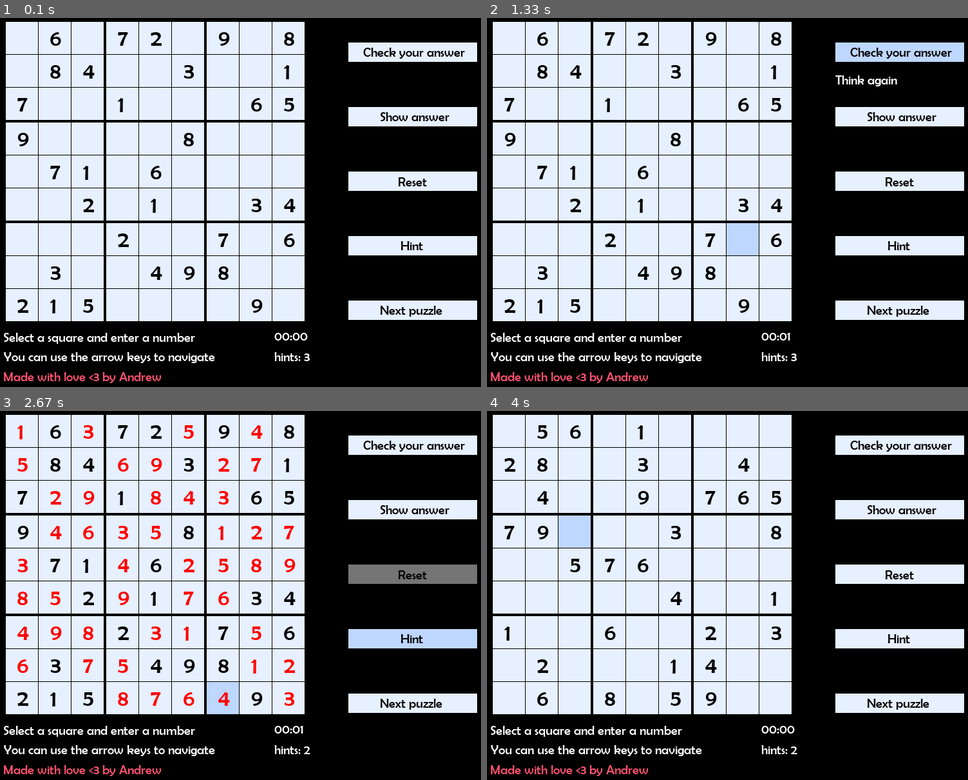
Above: before the commit, frames 1-4 (two rows, left to right).
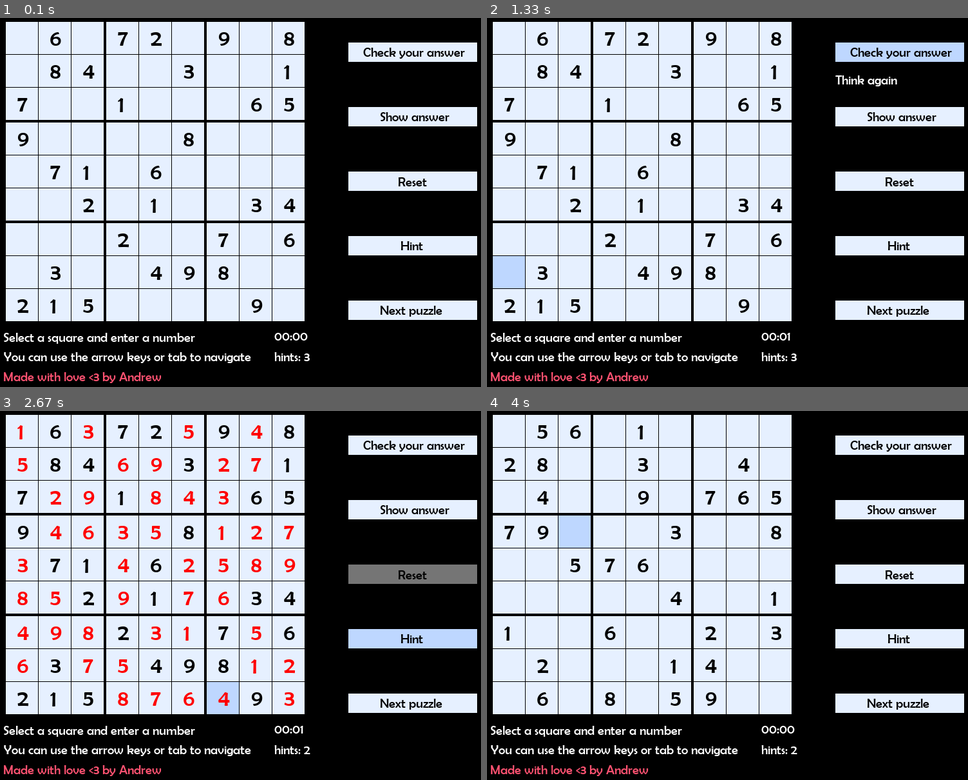
Above: after the commit, the same moments.

Repository: bafyle/Sudoku-game-using-Pygame
Game: pygame game, started from sudoku.py
Same seed, same stepped clock (60 frames per second), same inputs: the game is played once before the commit and once after it.
Inputs (mouse positions are in pixels of both pictures, inside the frame that each line leads up to):
- Up to frame 1 (0.1 s): no input
- Up to frame 2 (1.33 s): click (900, 51) at 0.38 s; click (741, 228) at 0.72 s; hold Tab from 1 s (still down)
- Up to frame 3 (2.67 s): release Tab at 1.47 s; click (413, 573) at 1.55 s; click (413, 510) at 1.88 s; click (226, 698) at 2.22 s; click (413, 639) at 2.55 s
- Up to frame 4 (4 s): click (655, 470) at 2.88 s; click (919, 698) at 3.22 s; click (900, 588) at 3.55 s; click (578, 547) at 3.88 s

The runs differ from the first frame. In frame 1, 0.2% of the frame differs, in the area x 31-53%, y 90-94%; in frame 2, 1.4%, in the area x 1-57%, y 55-94%; in frame 3, 0.2%; in frame 4, 0.2%.

Commit message:
player can navigate the board using tab and some minor changes

Diff:
--- a/sudoku.py
+++ b/sudoku.py
@@ -107,15 +107,12 @@
     def __init__(self, attributes: tuple, win: pygame.Surface):
         self.attributes = attributes
         self.win = win
-        self.NORMAL_COLOR = (230, 240, 255)
-        self.SELECTED_COLOR = (190, 215, 255)
-        self.DISABLED_COLOR = (117, 117, 117)
         self.Enable = True
         self.rect = pygame.Rect(attributes[0], attributes[1], attributes[2], attributes[3])
         if self.Enable:
-            self.color = self.NORMAL_COLOR
+            self.color = Rectangle.NORMAL_COLOR
         else:
-            self.color = self.DISABLED_COLOR
+            self.color = Rectangle.self.DISABLED_COLOR
 
     def drawRect(self):
         """
@@ -124,11 +121,15 @@
         attributes[0:2] with size attributes[2:]
         """
         if not self.Enable:
-            self.color = self.DISABLED_COLOR
+            self.color = Rectangle.DISABLED_COLOR
         pygame.draw.rect(self.win, self.color, self.rect)
 
     def drawText(self):
         pass
+
+    NORMAL_COLOR = (230, 240, 255)
+    SELECTED_COLOR = (190, 215, 255)
+    DISABLED_COLOR = (117, 117, 117)
 
 class Cell(Rectangle):
     """
@@ -141,16 +142,16 @@
         self.empty = number == 0
         self.number = number
 
-    def select(self) -> None:
+    def toggleSelection(self) -> None:
         """
         Select or deselect the cell, selecting a cell means change its color
         to SELECTED_COLOR and deselecting a cell means return its color to NORMAL_COLOR
         """
         self.selected = not self.selected
         if not self.selected:
-            self.color = self.NORMAL_COLOR
+            self.color = super().NORMAL_COLOR
         else:
-            self.color = self.SELECTED_COLOR
+            self.color = super().SELECTED_COLOR
 
     def drawText(self, game_font: pygame.freetype.Font) -> None:
         """
@@ -171,7 +172,6 @@
     def __init__(self, text: str, attributes: tuple, win: pygame.Surface):
         super().__init__(attributes, win)
         self.text = text
-        self.MOUSE_ON_COLOR = (190, 215, 255)
 
     def drawText(self, game_font: pygame.freetype.Font):
         padding = self.attributes[2] // 2
@@ -185,7 +185,7 @@
         change the color of the cell if the mouse is hovering on the button
         """
         if self.Enable:
-            self.color = self.MOUSE_ON_COLOR
+            self.color = Button.MOUSE_ON_COLOR
 
 
     def onMouseExit(self):
@@ -193,7 +193,9 @@
         Change the color back of the cell if the mouse was hovering on the button and leaved
         """
         if self.Enable:
-            self.color = self.NORMAL_COLOR
+            self.color = Button.NORMAL_COLOR
+
+    MOUSE_ON_COLOR = (190, 215, 255)
 
 # derived classes from the button class
 class ShowAnswerButton(Button):
@@ -279,7 +281,8 @@
         self.cells = []
         self.solved = False
         self.selectedCell = None
-        self.indexOfSelectedCell = ()
+        self.positionOfSelectedCell = (-1, -1)
+        self.indexOfSelectedCell = -1
         x = 0
         y = 0
         for i in range(9):
@@ -319,12 +322,47 @@
     def clearSelection(self) -> None:
         """Deselect the selected cell and reset the selectedCell and indexOfSelectedCell variables"""
         if self.selectedCell is not None and self.selectedCell.selected:
-            self.selectedCell.select()
+            self.selectedCell.toggleSelection()
         self.selectedCell = None
-        self.indexOfSelectedCell = ()
-
+        self.positionOfSelectedCell = (-1, -1)
+        self.positionOfSelectedCell = -1
+
+    def selectCell(self, row: int, col: int) -> None:
+        """
+        Select or deselect a cell from the board
+        """
+        if 0 <= row < 9 and 0 <= col < 9:
+            if self.selectedCell is not None:
+                self.selectedCell.toggleSelection()
+            self.selectedCell = self.cells[row][col]
+            self.selectedCell.toggleSelection()
+            self.positionOfSelectedCell = (row, col)
+
+    def getNextEmptyCell(self) -> tuple:
+        """
+        This method returns the position (row, column) of
+        the next editable cell in tuple
+        """
+        r, c = self.positionOfSelectedCell
+        if r != -1:
+            startPosition = 0
+            for i in range(r, 9):
+                if i == r: startPosition = c + 1
+                else: startPosition = 0
+                for f in range(startPosition, 9):
+                    if self.cells[i][f].empty:
+                        return i, f
+        for i in range(9):
+            for f in range(9):
+                if self.cells[i][f].empty:
+                        return i, f
+        return -1, -1
 
 class Notification:
+
+    """
+    Class Notification is for informing the player about any information
+    """
     def __init__(self):
         self.message = ""
         self.timer = time.time()
@@ -334,6 +372,10 @@
         self.displayTime = 2
 
     def addPosition(self, newPoisition: tuple) -> None:
+        """
+        This method takes a tuple of 2 integers and store them
+        to a list of position.
+        """
         if type(newPoisition) == tuple:
             self.positions.append(newPoisition)
         else:
@@ -352,6 +394,7 @@
         self.invoked = True
 
     def drawNotification(self, win, game_font) -> None:
+
         if self.invoked:
             game_font.render_to(win, self.currentPosition, self.message, (255, 255, 255))
             notificationEndTime = time.time()
@@ -466,11 +509,7 @@
                             if cell.rect.collidepoint(pygame.mouse.get_pos()) and cell.empty:
                                 # if the mouse was clicked when clicking the mouse was colliding
                                 # with any of the cells, then select that cell
-                                cell.select()
-                                board.indexOfSelectedCell = (i, j)
-                                if board.selectedCell is not None:
-                                    board.selectedCell.select()
-                                board.selectedCell = cell
+                                board.selectCell(i, j)
                                 breakPoint = True
                                 break
                         if breakPoint:
@@ -534,7 +573,7 @@
                                 hints -= 1
                                 if hints <= 0:
                                     buttons[4].Enable = False
-                                r, c = board.indexOfSelectedCell
+                                r, c = board.positionOfSelectedCell
                                 board.puzzle[r][c] = board.solvedPuzzle[r][c]
                                 board.refreshCells()
                             else:
@@ -548,8 +587,8 @@
                 # and that key is a num-pad key and the selected cell
                 # is empty, then assign the number he pressed to that cell
                 if pygame.K_KP1 <= event.key <= pygame.K_KP9:
-                    if board.indexOfSelectedCell != ():
-                        r, c = board.indexOfSelectedCell
+                    if board.positionOfSelectedCell != ():
+                        r, c = board.positionOfSelectedCell
                         if board.cells[r][c].empty:
                             board.puzzle[r][c] = event.key + 1 - pygame.K_KP1
                             board.refreshCells()
@@ -560,22 +599,26 @@
                 elif pygame.K_UP >= event.key >= pygame.K_RIGHT:
                     if board.selectedCell is not None:
                         if event.key == pygame.K_UP:
-                            new_row = (board.indexOfSelectedCell[0] - 1) % 9
-                            new_column = board.indexOfSelectedCell[1]
+                            new_row = (board.positionOfSelectedCell[0] - 1) % 9
+                            new_column = board.positionOfSelectedCell[1]
                         elif event.key == pygame.K_DOWN:
-                            new_row = (board.indexOfSelectedCell[0] + 1) % 9
-                            new_column = board.indexOfSelectedCell[1]
+                            new_row = (board.positionOfSelectedCell[0] + 1) % 9
+                            new_column = board.positionOfSelectedCell[1]
                         elif event.key == pygame.K_LEFT:
-                            new_row = board.indexOfSelectedCell[0]
-                            new_column = (board.indexOfSelectedCell[1] - 1 ) % 9
+                            new_row = board.positionOfSelectedCell[0]
+                            new_column = (board.positionOfSelectedCell[1] - 1 ) % 9
                         else:
-                            new_row = board.indexOfSelectedCell[0]
-                            new_column = (board.indexOfSelectedCell[1] + 1 ) % 9
+                            new_row = board.positionOfSelectedCell[0]
+                            new_column = (board.positionOfSelectedCell[1] + 1 ) % 9
                         if board.cells[new_row][new_column].empty:
-                            board.selectedCell.select()
-                            board.indexOfSelectedCell = (new_row, new_column)
-                            board.selectedCell = board.cells[new_row][new_column]
-                            board.selectedCell.select()
+                            board.selectCell(new_row, new_column)
+
+                elif pygame.K_TAB == event.key:
+                    if board.selectedCell is not None:
+                        r, c = board.getNextEmptyCell()
+                        print(r, c)
+                        if r != -1:
+                            board.selectCell(r, c)
 
         # change the color of any button of the mouse is standing over it
         if pygame.mouse.get_pos() > (540, 0):
@@ -604,7 +647,7 @@
 
         # instruction to the user
         game_font.render_to(win, (15, 500), "Select a square and enter a number", (255, 255, 255))
-        game_font.render_to(win, (15, 530), "You can use the arrow keys to navigate", (255, 255, 255))
+        game_font.render_to(win, (15, 530), "You can use the arrow keys or tab to navigate", (255, 255, 255))
 
         # show the notification for 2 seconds only
         notification.drawNotification(win, game_font)
